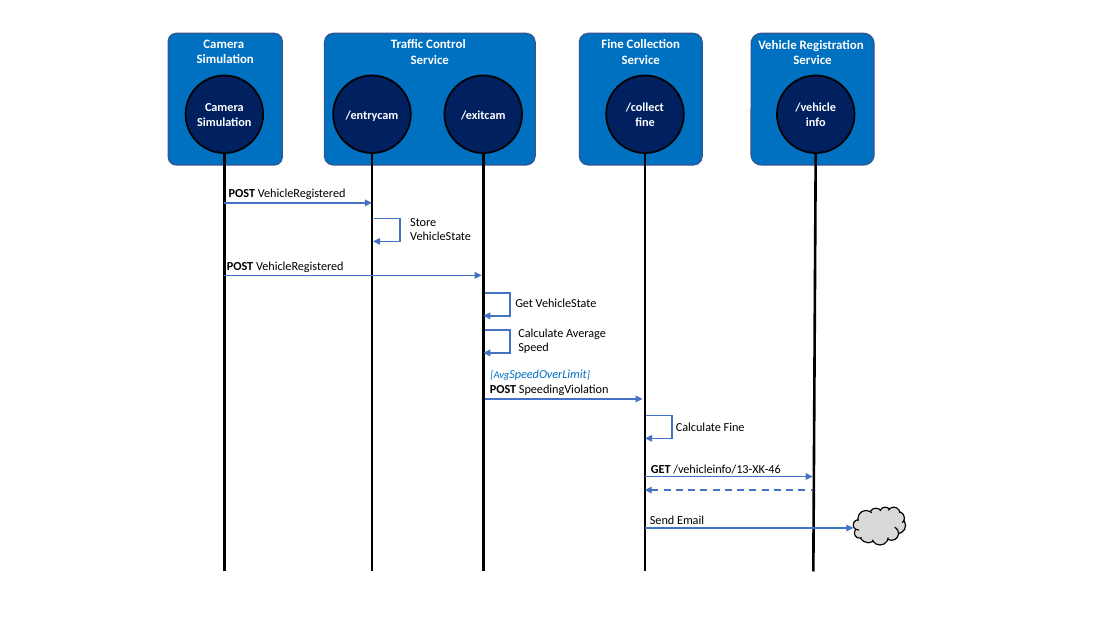
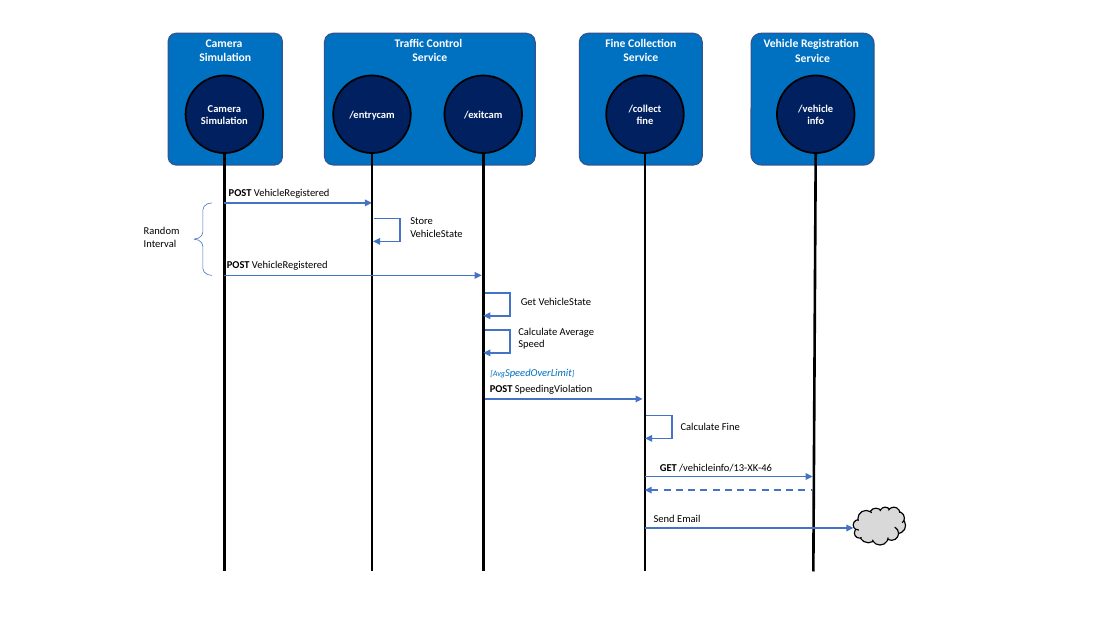
Before and after one commit to EdwinVW/dapr-traffic-control, a slide deck: slide 3 of Figures.pptx. Drawn at 1120x630 pixels with LibreOffice and Linux fonts; fonts in the diff are those of the drawing. Boxes give left, top, right and bottom in pixels: in the first picture for what was removed or moved away, otherwise in the second. Text is boxed around its words. In the diff, an @@ line names an element or a change of style, - is before the commit and + after.

```diff
--- a/Figures.pptx
+++ b/Figures.pptx
@@ size 11 to 10 pt in 4 elements at (x1=168, y1=34, x2=282, y2=166), (x1=580, y1=34, x2=702, y2=166), (x1=751, y1=34, x2=874, y2=166), (x1=324, y1=34, x2=535, y2=166) @@
@@ left brace added at (x1=194, y1=203, x2=213, y2=276), outline #4472C4 0.5 pt @@
@@ text added at (x1=144, y1=227, x2=180, y2=247), 9 pt, text #000000 @@
+Random
+Interval
@@ size 10.5 to 9 pt in 14 elements at (x1=334, y1=76, x2=411, y2=153), (x1=777, y1=76, x2=854, y2=153), (x1=607, y1=76, x2=684, y2=153), (x1=444, y1=76, x2=522, y2=153), (x1=186, y1=76, x2=263, y2=153), (x1=654, y1=514, x2=700, y2=522), (x1=681, y1=422, x2=740, y2=430), (x1=521, y1=297, x2=591, y2=305), (x1=660, y1=463, x2=772, y2=472), (x1=410, y1=217, x2=462, y2=237), (x1=490, y1=384, x2=592, y2=394), (x1=518, y1=327, x2=594, y2=349), (x1=229, y1=188, x2=330, y2=198), (x1=227, y1=260, x2=328, y2=270) @@
@@ text "[AvgSpeedOverLimit]" at (x1=482, y1=362, x2=585, y2=383): size 9 to 7 pt, size 10.5 to 9 pt in "[AvgSpeedOverLimit]" @@
@@ text "GET /vehicleinfo/13-XK-46" moved from (x1=651, y1=464, x2=781, y2=474) to (x1=660, y1=463, x2=772, y2=472) @@
```
Also in this commit, not shown: 1 other slide changed, 3 other files.
